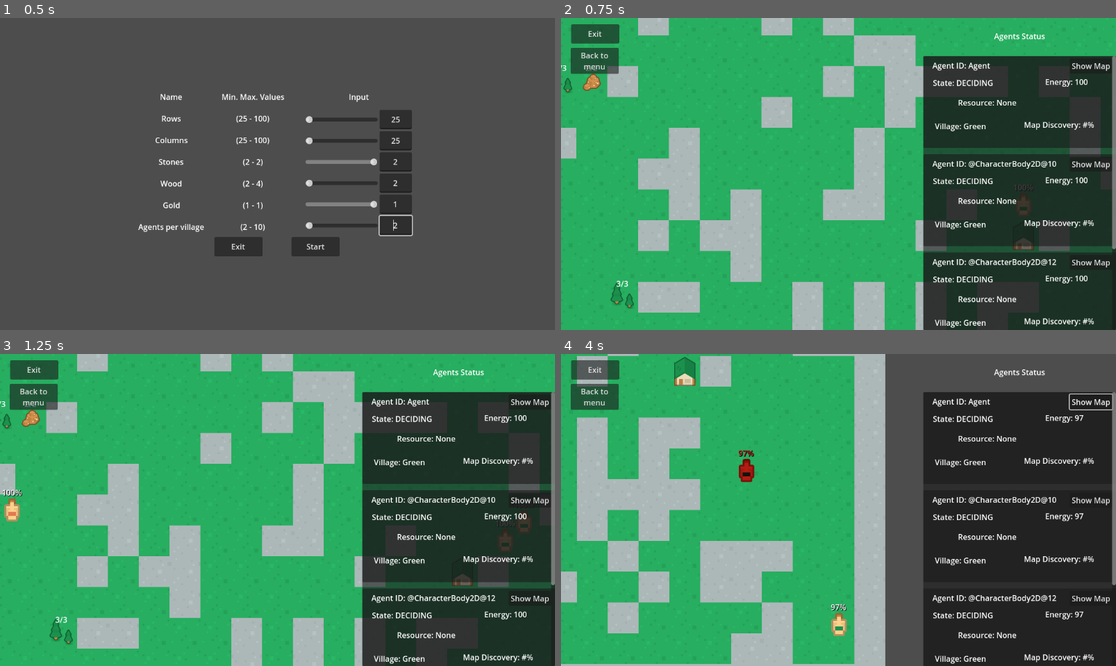
Above: before the commit, frames 1-4 (two rows, left to right).
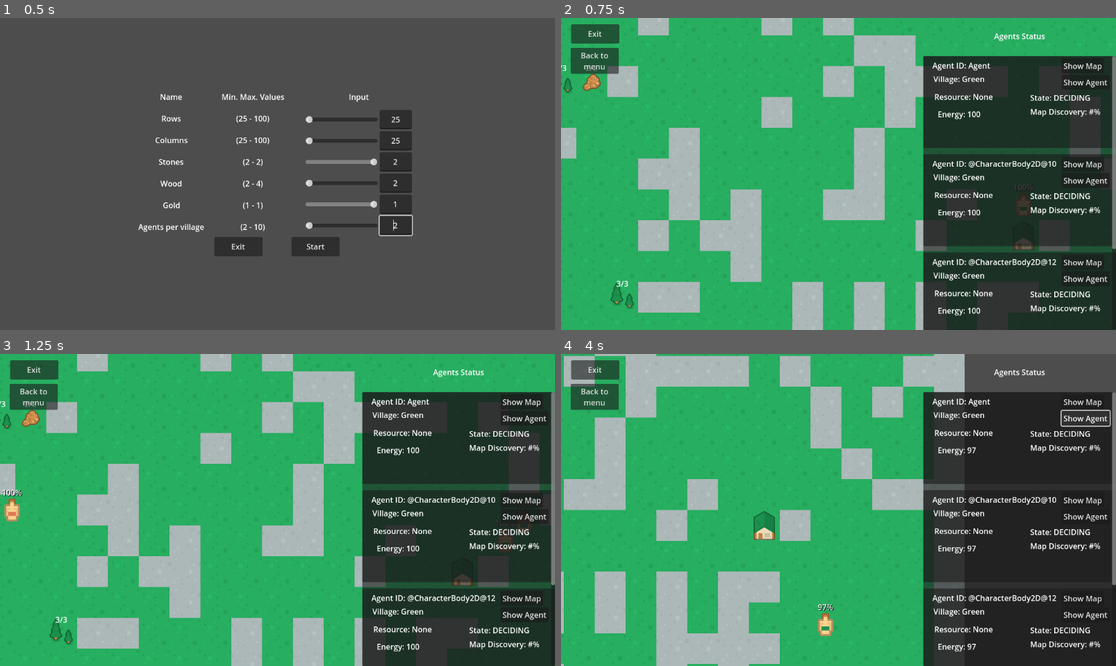
Above: after the commit, the same moments.

Repository: ApostolisSiampanis/intelligent-agents
Game: Godot game, scene res://scenes/input_screen.tscn
Two runs of this game, one before a commit and one after it. Both use one fixed random seed, a clock stepped at 60 frames per second and the inputs below.
Inputs (mouse positions are in pixels of both pictures, inside the frame that each line leads up to):
- Up to frame 1 (0.5 s): no input
- Up to frame 2 (0.75 s): click "Start" at 0.5 s
- Up to frame 3 (1.25 s): no input
- Up to frame 4 (4 s): click (1088, 419) at 1.25 s, where only the run after the commit has a clickable "Show Agent"; click "Show Map" at 2 s; click "Show Map" at 2.75 s; click (1088, 419) at 3.5 s, where only the run after the commit has a clickable "Show Agent"

Frame 1 is identical in both runs. In frame 2, 3.7% of the frame differs, in the area x 66-99%, y 14-100%; in frame 3, 3.7%; in frame 4, 37%, in the area x 0-100%, y 0-100%.

Commit message:
add a button to mark agent in map

Diff:
--- a/scenes/info_card.tscn
+++ b/scenes/info_card.tscn
@@ -21,56 +21,63 @@
 [node name="LabelAgentVillage" type="Label" parent="Panel"]
 unique_name_in_owner = true
 layout_mode = 0
-offset_left = 24.0
-offset_top = 134.0
-offset_right = 157.0
-offset_bottom = 157.0
+offset_left = 21.0
+offset_top = 36.0
+offset_right = 154.0
+offset_bottom = 59.0
 text = "Village: #"
 
 [node name="LabelState" type="Label" parent="Panel"]
 unique_name_in_owner = true
 layout_mode = 0
-offset_left = 20.0
-offset_top = 44.0
-offset_right = 79.0
-offset_bottom = 67.0
+offset_left = 222.0
+offset_top = 75.0
+offset_right = 281.0
+offset_bottom = 98.0
 text = "State: "
 
 [node name="LabelEnergy" type="Label" parent="Panel"]
 unique_name_in_owner = true
 layout_mode = 0
-offset_left = 253.0
-offset_top = 42.0
-offset_right = 325.0
-offset_bottom = 65.0
+offset_left = 30.0
+offset_top = 109.0
+offset_right = 102.0
+offset_bottom = 132.0
 text = "Energy: #"
 
 [node name="LabelResource" type="Label" parent="Panel"]
 unique_name_in_owner = true
 layout_mode = 0
-offset_left = 72.0
-offset_top = 85.0
-offset_right = 212.0
-offset_bottom = 108.0
+offset_left = 23.0
+offset_top = 73.0
+offset_right = 163.0
+offset_bottom = 96.0
 text = "Agent Resource:"
 
 [node name="LabelMapDiscovery" type="Label" parent="Panel"]
 unique_name_in_owner = true
 layout_mode = 0
-offset_left = 209.0
-offset_top = 131.0
-offset_right = 355.0
-offset_bottom = 154.0
+offset_left = 222.0
+offset_top = 104.0
+offset_right = 368.0
+offset_bottom = 127.0
 text = "Map Discovery: #%"
 
 [node name="ButtonMap" type="Button" parent="Panel"]
 layout_mode = 0
-offset_left = 304.0
+offset_left = 287.0
 offset_top = 5.0
-offset_right = 392.0
+offset_right = 375.0
 offset_bottom = 36.0
 text = "Show Map"
 
+[node name="ButtonAgent" type="Button" parent="Panel"]
+layout_mode = 0
+offset_left = 287.0
+offset_top = 39.0
+offset_right = 387.0
+offset_bottom = 70.0
+text = "Show Agent"
+
 [connection signal="ready" from="." to="." method="_on_ready"]
-[connection signal="mouse_entered" from="Panel" to="." method="_on_InfoCard_mouse_entered"]
-[connection signal="mouse_exited" from="Panel" to="." method="_on_InfoCard_mouse_exited"]
+[connection signal="pressed" from="Panel/ButtonAgent" to="." method="_on_button_agent_pressed"]
--- a/scenes/map_generator.tscn
+++ b/scenes/map_generator.tscn
@@ -52,6 +52,7 @@
 anchor_mode = 0
 limit_smoothed = true
 script = ExtResource("3_g5pt1")
+zoom_speed = null
 
 [node name="UILayer" type="CanvasLayer" parent="."]
 unique_name_in_owner = true
--- a/scripts/info_card.gd
+++ b/scripts/info_card.gd
@@ -16,6 +16,8 @@
 @onready var label_resource = %LabelResource
 @onready var label_map_discovery = %LabelMapDiscovery
 @onready var button_map = $Panel/ButtonMap
+
+@onready var camera_2d = $Camera2D
 
 
 func _on_ready():
@@ -44,14 +46,6 @@
 			label_resource.text = "Resource: None"
 		#label_map_discovery.text = "Map Discovery: " + str(agent.map_discovery)
 
-func _on_InfoCard_mouse_entered():
-	emit_signal("highlight_agent", agent, true)
-	agent_highlighted = true
-
-func _on_InfoCard_mouse_exited():
-	emit_signal("highlight_agent", agent, false)
-	agent_highlighted = false
-
 func _on_ButtonHighlightMap_pressed():
 	if map_highlight_mode == "":
 		map_highlight_mode = "known"
@@ -63,9 +57,16 @@
 
 func _on_timer_timeout():
 	update_info()
-	# If the map highlight is active, keep highlighting based on current state
 	if map_highlight_mode != "":
 		get_parent().emit_signal("highlight_map", agent, map_highlight_mode)
-	# If the agent is highlighted, keep it highlighted
 	if agent_highlighted:
 		get_parent().emit_signal("highlight_agent", agent, true)
+
+
+func _on_button_agent_pressed():
+	if agent_highlighted:
+		emit_signal("highlight_agent", agent, false)
+		agent_highlighted = false
+	else:
+		emit_signal("highlight_agent", agent, true)
+		agent_highlighted = true
